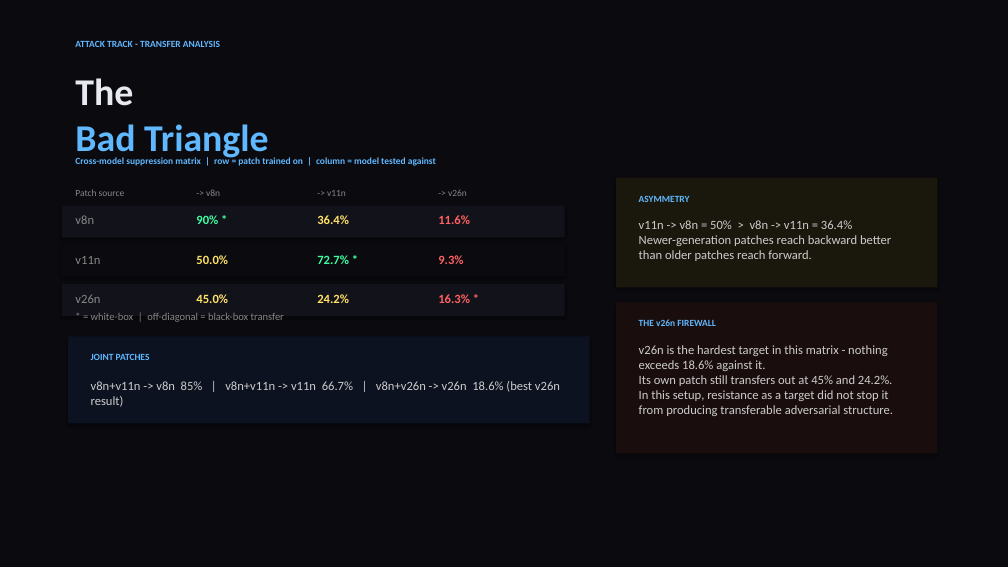
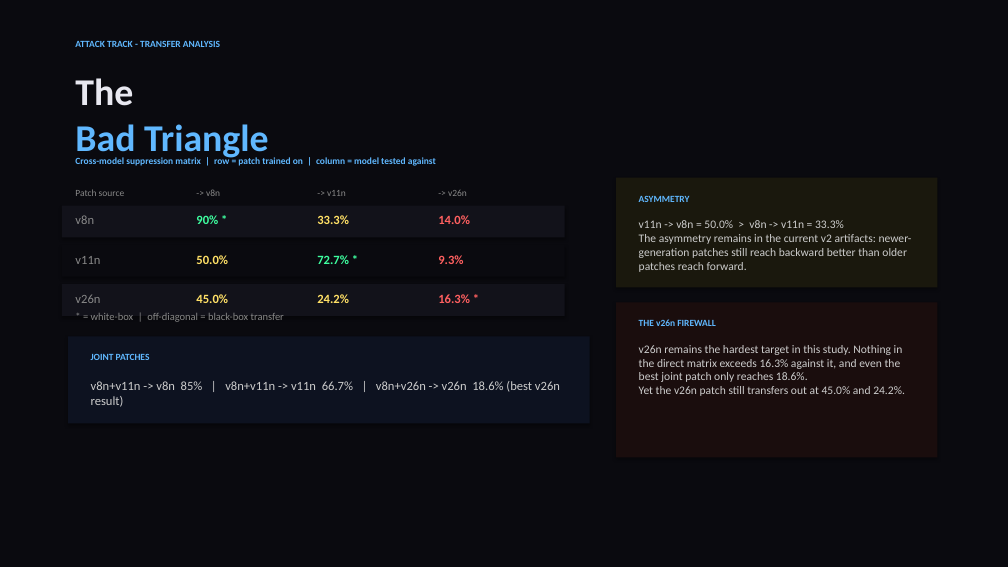
Before and after one commit to Cmaddock99/Patch_Yolo, a slide deck: slide 4 of presentation.pptx. Drawn at 1008x567 pixels with LibreOffice and Linux fonts; fonts in the diff are those of the drawing. Boxes give left, top, right and bottom in pixels: in the first picture for what was removed or moved away, otherwise in the second. Text is boxed around its words. In the diff, an @@ line names an element or a change of style, - is before the commit and + after.

Commit message:
Reconcile presentation claims with current artifacts

```diff
--- a/presentation.pptx
+++ b/presentation.pptx
@@ text at [317,215,349,224]: text changed @@
-36.4%
+33.3%
@@ text at [438,215,470,224]: text changed @@
-11.6%
+14.0%
@@ text at [639,220,912,272]: text changed; size 12 to 11 pt @@
-v11n -> v8n = 50% > v8n -> v11n = 36.4%
-Newer-generation patches reach backward better than older patches reach forward.
+v11n -> v8n = 50.0% > v8n -> v11n = 33.3%
+The asymmetry remains in the current v2 artifacts: newer-generation patches still reach backward better than older patches reach forward.
@@ text at [639,345,905,396]: text changed; size 12 to 11 pt @@
-v26n is the hardest target in this matrix - nothing exceeds 18.6% against it.
-Its own patch still transfers out at 45% and 24.2%.
-In this setup, resistance as a target did not stop it from producing transferable adversarial structure.
+v26n remains the hardest target in this study. Nothing in the direct matrix exceeds 16.3% against it, and even the best joint patch only reaches 18.6%.
+Yet the v26n patch still transfers out at 45.0% and 24.2%.
```
Also in this commit, not shown: 7 other slides changed, 5 other files.
